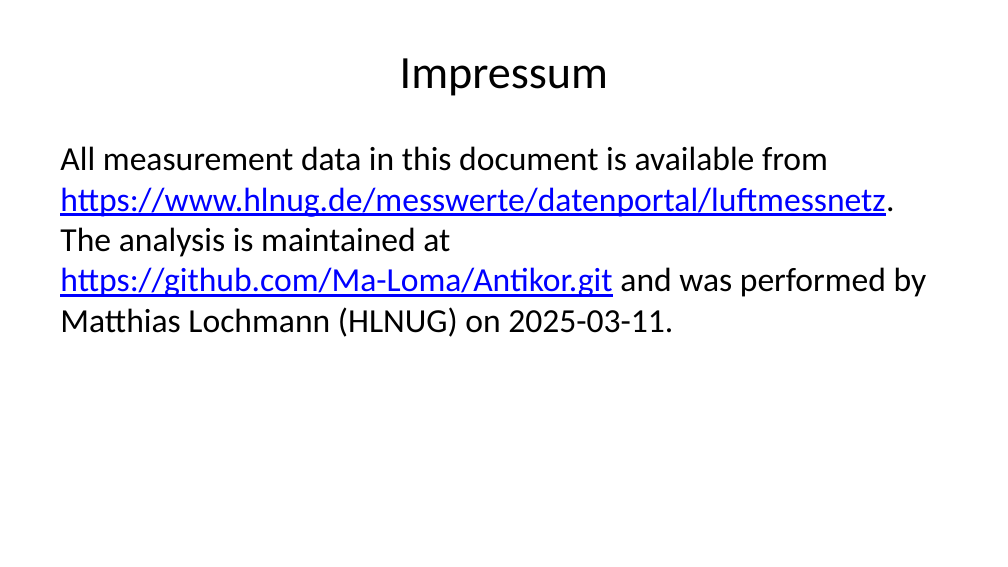
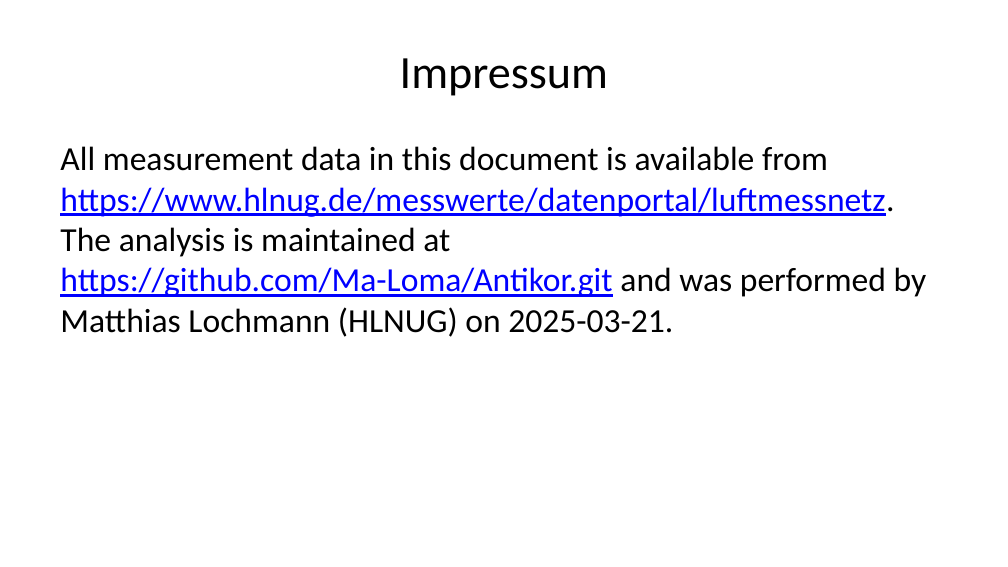
Before and after one commit to Ma-Loma/Antikor, a slide deck: slide 2 of VglO3NO2.pptx. Drawn at 1008x567 pixels with LibreOffice and Linux fonts; fonts in the diff are those of the drawing. Boxes give left, top, right and bottom in pixels: in the first picture for what was removed or moved away, otherwise in the second. Text is boxed around its words. In the diff, an @@ line names an element or a change of style, - is before the commit and + after.

```diff
--- a/VglO3NO2.pptx
+++ b/VglO3NO2.pptx
@@ text at [60,146,927,337]: text changed @@
-All measurement data in this document is available from https://www.hlnug.de/messwerte/datenportal/luftmessnetz. The analysis is maintained at https://github.com/Ma-Loma/Antikor.git and was performed by Matthias Lochmann (HLNUG) on 2025-03-11.
+All measurement data in this document is available from https://www.hlnug.de/messwerte/datenportal/luftmessnetz. The analysis is maintained at https://github.com/Ma-Loma/Antikor.git and was performed by Matthias Lochmann (HLNUG) on 2025-03-21.
```
Also in this commit, not shown: 4 other slides changed, 3 slides added, 2 slides removed, 3 other files.
